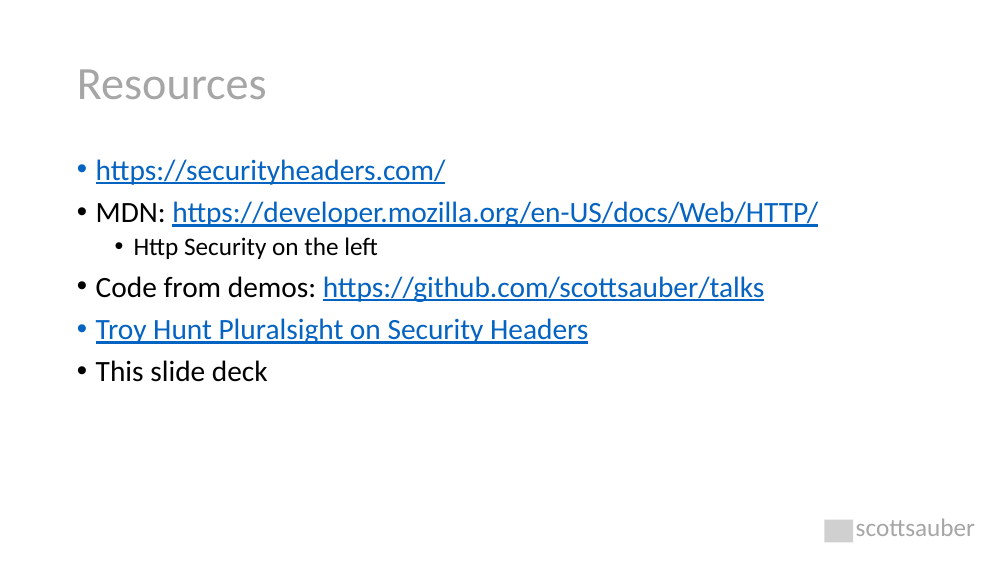
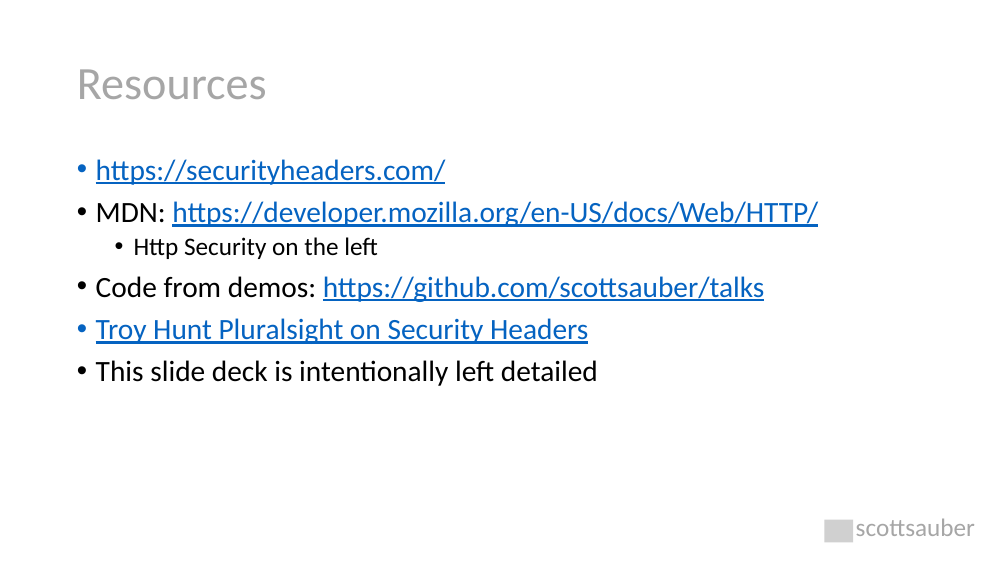
Before and after one commit to nirzaf/DotNetWorkShopTalk, a slide deck: slide 66 of 2021-05-04-MNDevelopersConference-SecurityHeaders/Security Headers Explained.pptx. Drawn at 1008x567 pixels with LibreOffice and Linux fonts; fonts in the diff are those of the drawing; grey boxes stand for pictures. Boxes give left, top, right and bottom in pixels: in the first picture for what was removed or moved away, otherwise in the second. Text is boxed around its words. In the diff, an @@ line names an element or a change of style, - is before the commit and + after.

Commit message:
add logo and more detail

```diff
--- a/2021-05-04-MNDevelopersConference-SecurityHeaders/Security Headers Explained.pptx
+++ b/2021-05-04-MNDevelopersConference-SecurityHeaders/Security Headers Explained.pptx
@@ text at (x1=96, y1=360, x2=598, y2=386): text changed @@
-• This slide deck
+• This slide deck is intentionally left detailed
```
Also in this commit, not shown: 1 other slide changed.
